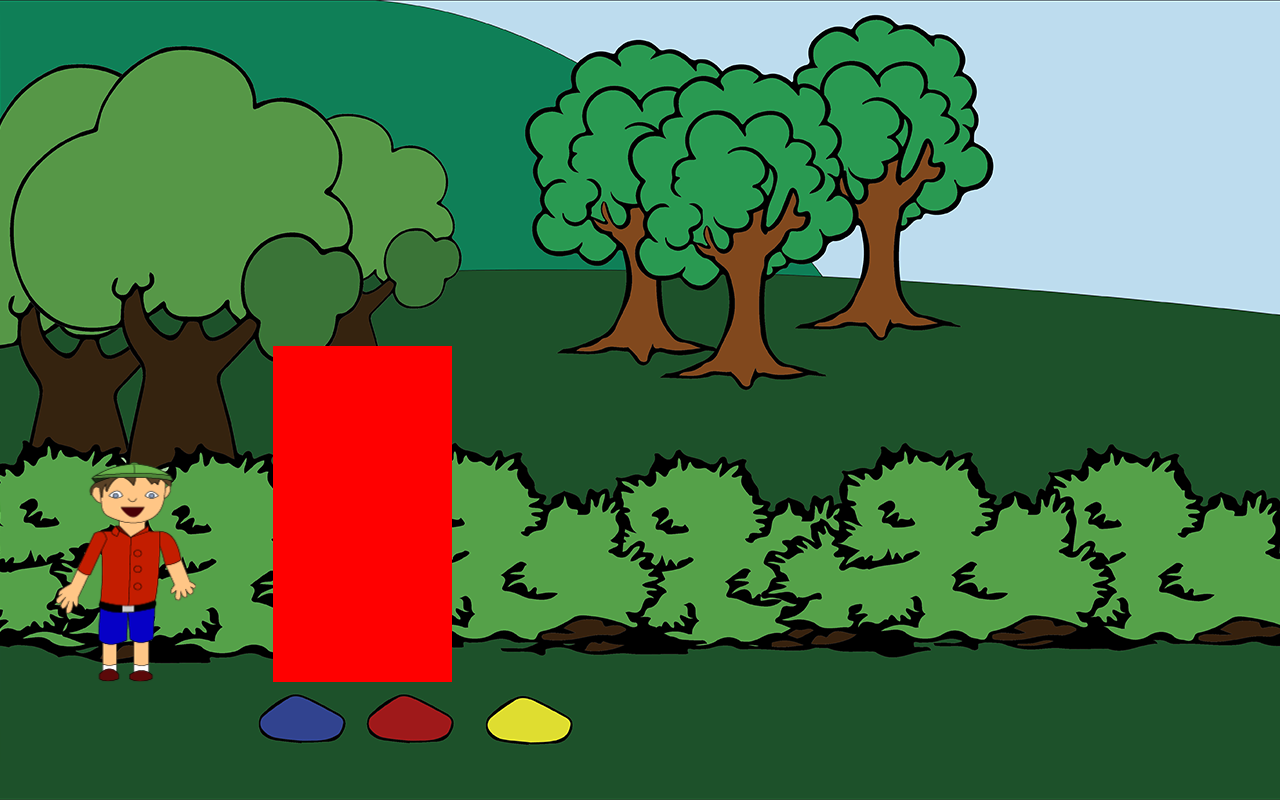
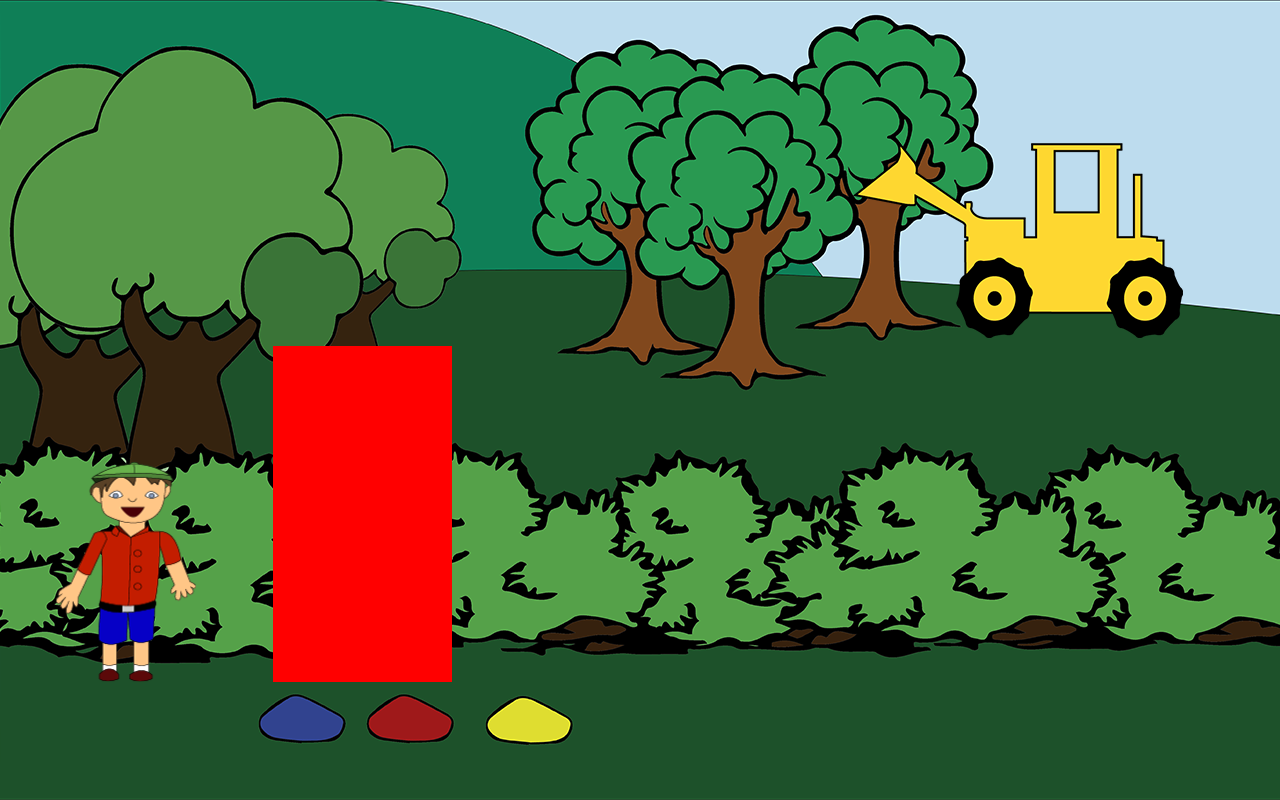
Before/after of a 1280px x 800px layered artwork. What changed in the layer stack:
added layer "kwkmachine" above "kwksamin" over (853, 140, 1183, 338)
